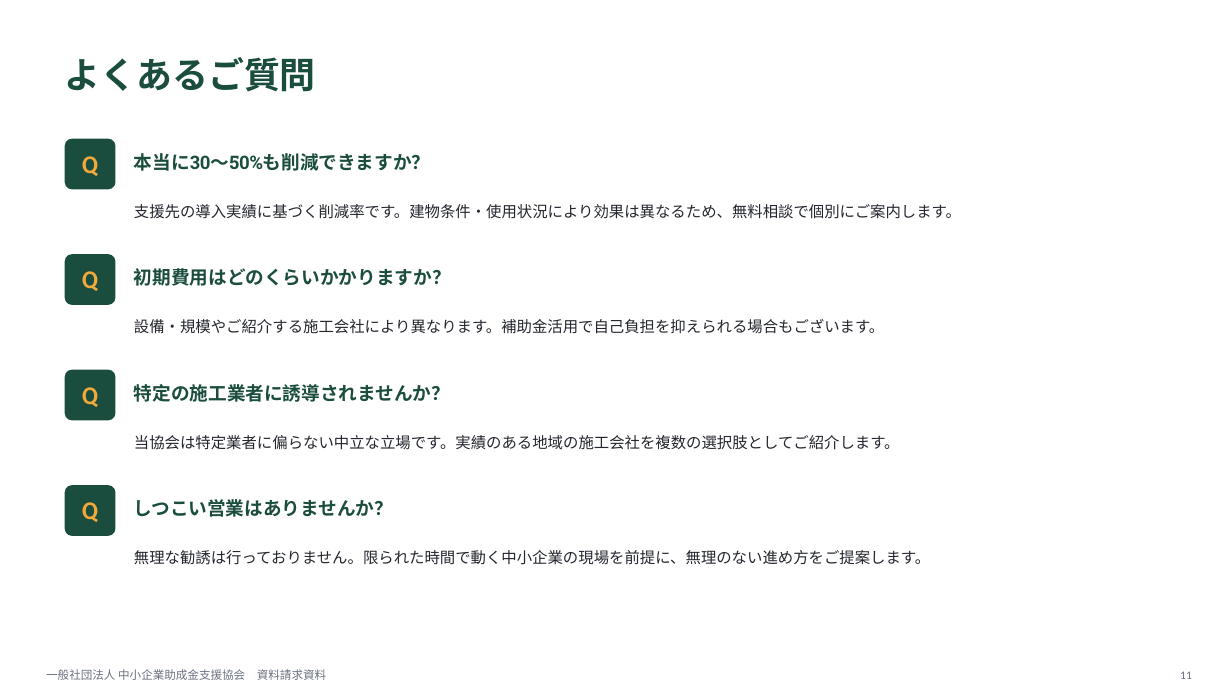
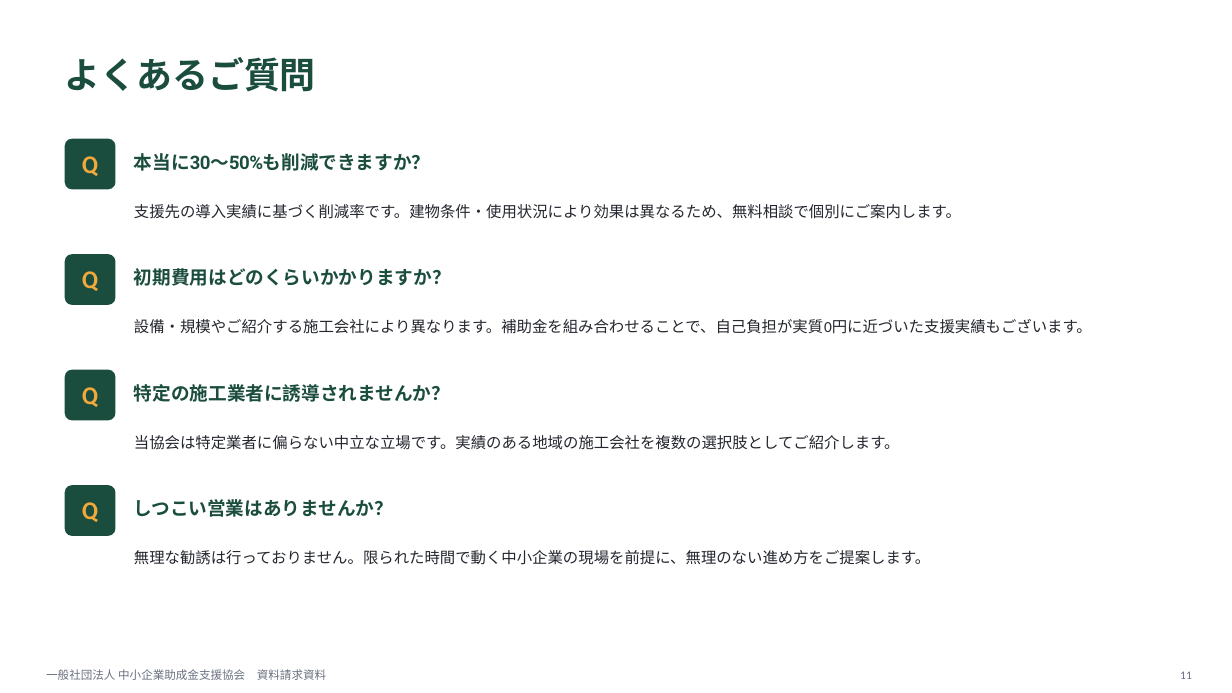
Before and after one commit to shuichik331/DM-, a slide deck: slide 11 of docs/資料/中小企業助成金支援協会_資料請求資料.pptx. Drawn at 1232x693 pixels with LibreOffice and Linux fonts; fonts in the diff are those of the drawing. Boxes give left, top, right and bottom in pixels: in the first picture for what was removed or moved away, otherwise in the second. Text is boxed around its words. In the diff, an @@ line names an element or a change of style, - is before the commit and + after.

```diff
--- a/docs/資料/中小企業助成金支援協会_資料請求資料.pptx
+++ b/docs/資料/中小企業助成金支援協会_資料請求資料.pptx
@@ text at [134,319,1092,334]: text changed @@
-設備・規模やご紹介する施工会社により異なります。補助金活用で自己負担を抑えられる場合もございます。
+設備・規模やご紹介する施工会社により異なります。補助金を組み合わせることで、自己負担が実質0円に近づいた支援実績もございます。
```
Also in this commit, not shown: 2 other slides changed.
